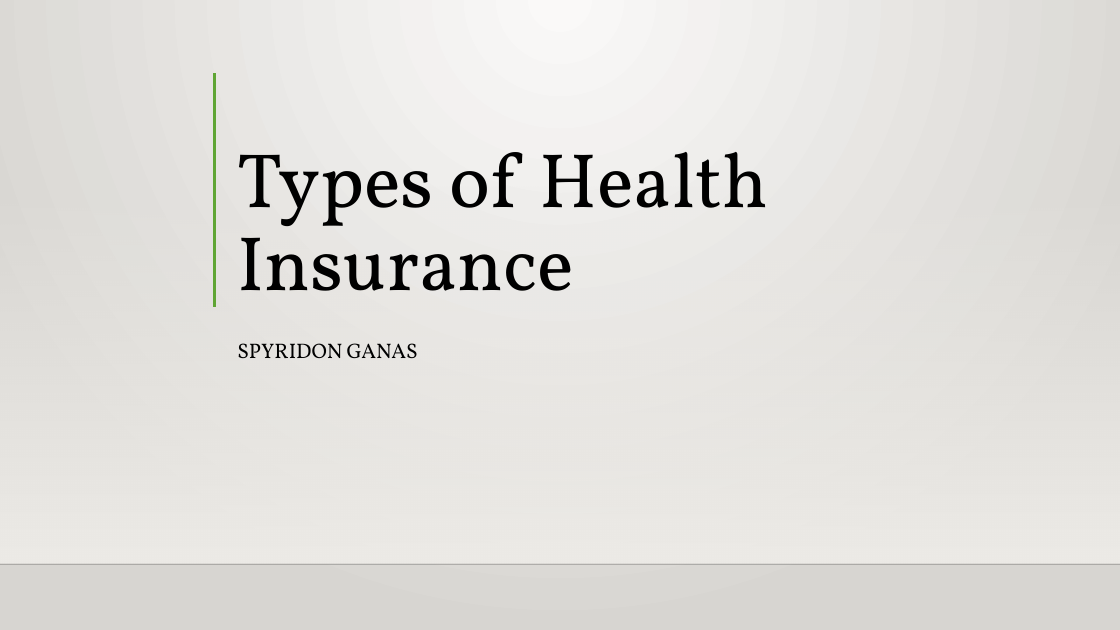
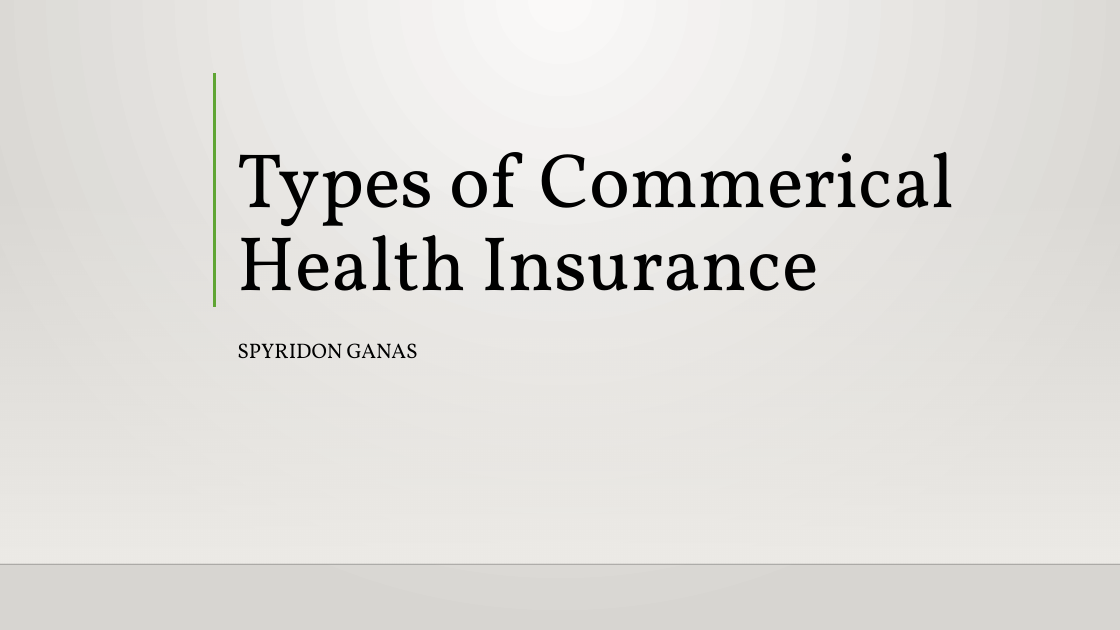
Before and after one commit to Intro-to-APCD/Intro-to-APCD.github.io, a slide deck: slide 1 of PowerPoints/Phase 4 - Insurance Terminology/020 Different Types of Commercial Insurance.pptx. Drawn at 1120x630 pixels with LibreOffice and Linux fonts; fonts in the diff are those of the drawing; background and template pictures are left out. Boxes give left, top, right and bottom in pixels: in the first picture for what was removed or moved away, otherwise in the second. Text is boxed around its words. In the diff, an @@ line names an element or a change of style, - is before the commit and + after.

```diff
--- a/PowerPoints/Phase 4 - Insurance Terminology/020 Different Types of Commercial Insurance.pptx
+++ b/PowerPoints/Phase 4 - Insurance Terminology/020 Different Types of Commercial Insurance.pptx
@@ title at <box>237,152,955,291</box>: text changed @@
-Types of Health Insurance
+Types of Commerical Health Insurance
```
Also in this commit, not shown: 5 other files.
